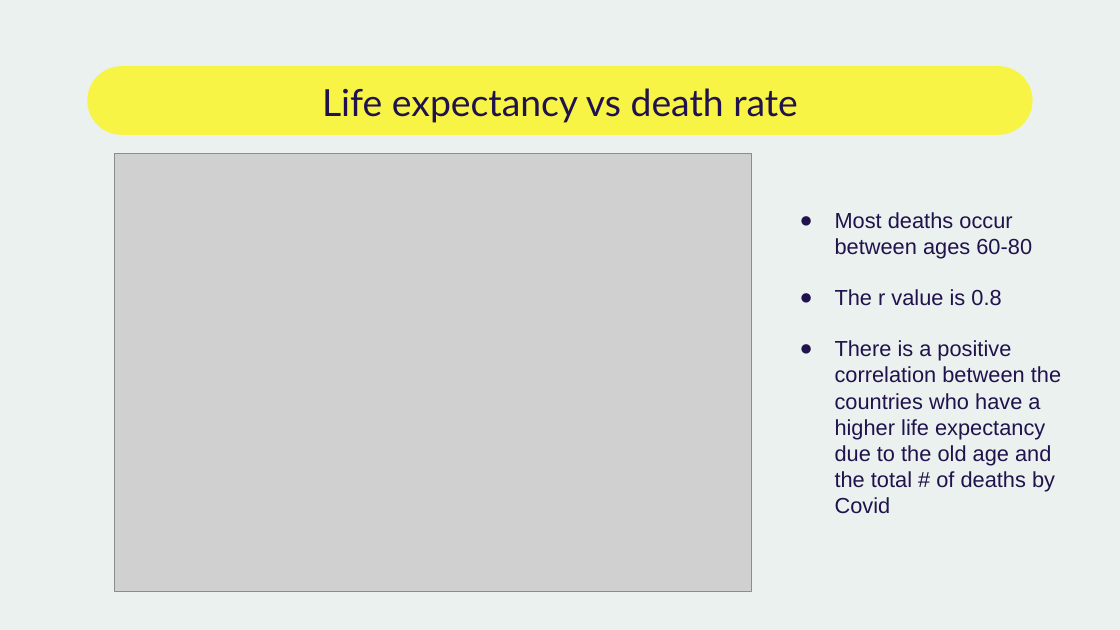
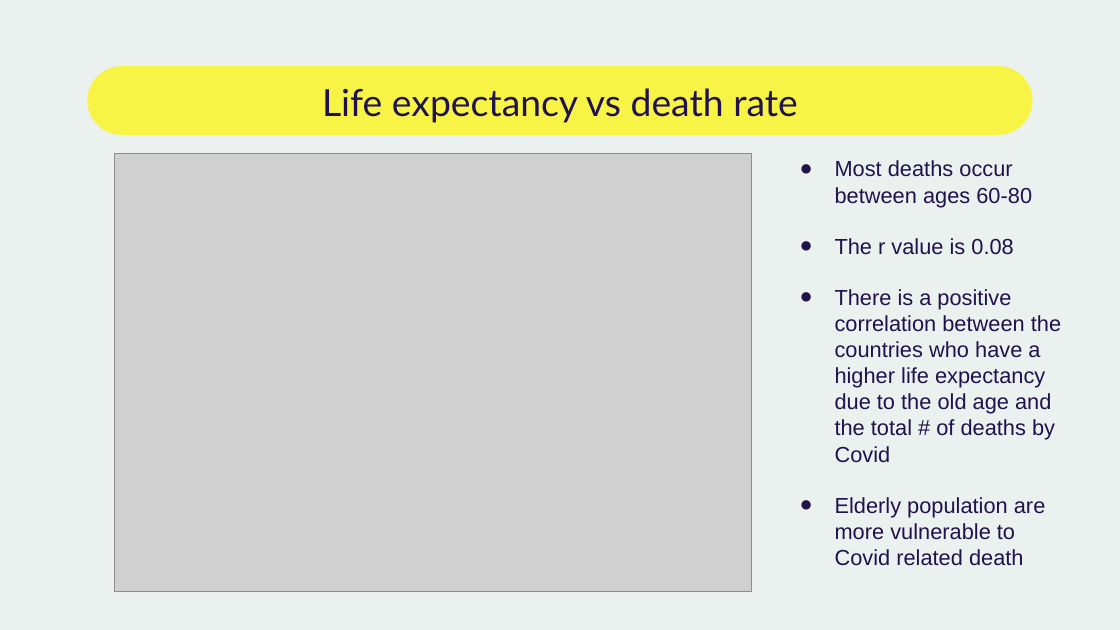
Before and after one commit to jjjdewan/ucb-data-visualization-msgrp-project1-covid-19, a slide deck: slide 11 of presentation_covid19.pptx (slide 10 before the commit). Drawn at 1120x630 pixels with LibreOffice and Linux fonts; fonts in the diff are those of the drawing; grey boxes stand for pictures. Boxes give left, top, right and bottom in pixels: in the first picture for what was removed or moved away, otherwise in the second. Text is boxed around its words. In the diff, an @@ line names an element or a change of style, - is before the commit and + after.

```diff
--- a/presentation_covid19.pptx
+++ b/presentation_covid19.pptx
@@ text at <box>835,238,1013,255</box>: text changed @@
-● The r value is 0.8
+● The r value is 0.08
@@ text at <box>835,497,1045,566</box>: paragraph added @@
+● Elderly population are more vulnerable to Covid related death
```
Also in this commit, not shown: 5 other slides changed, 1 slide added, 1 slide removed, 1 other file.
